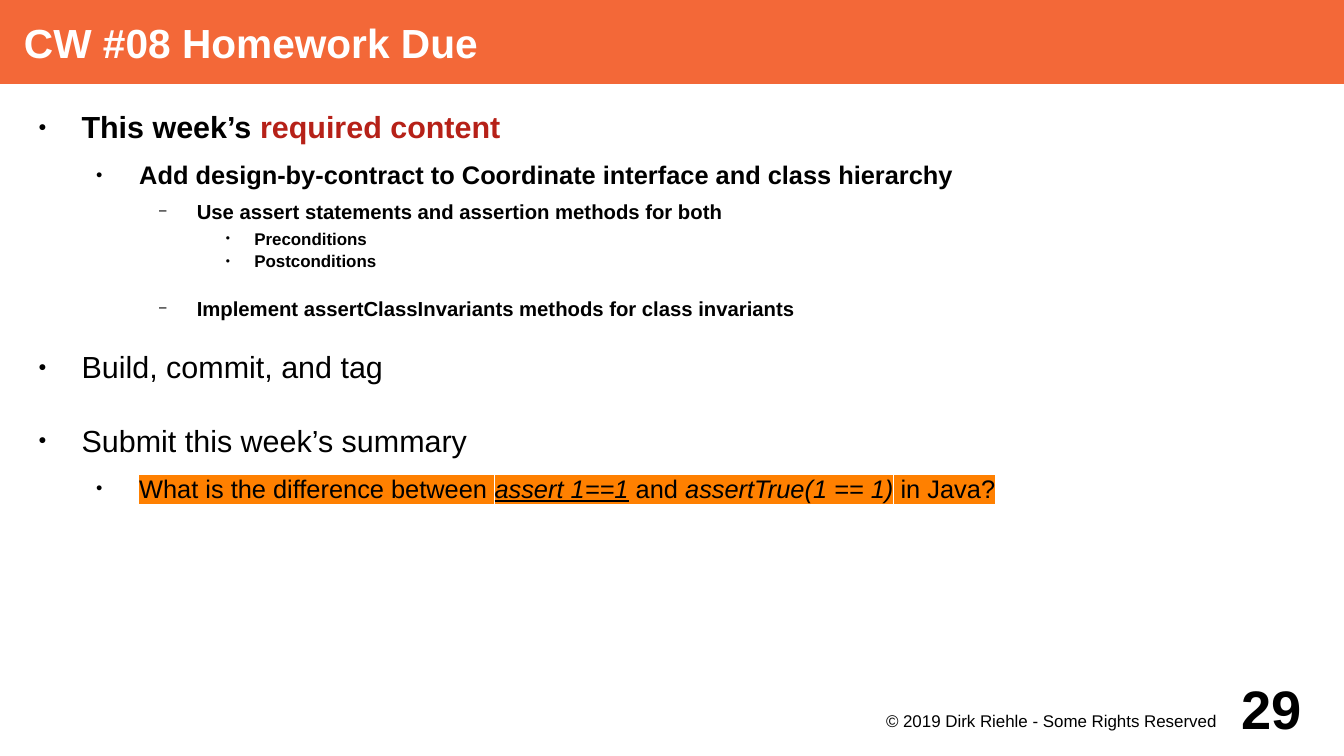
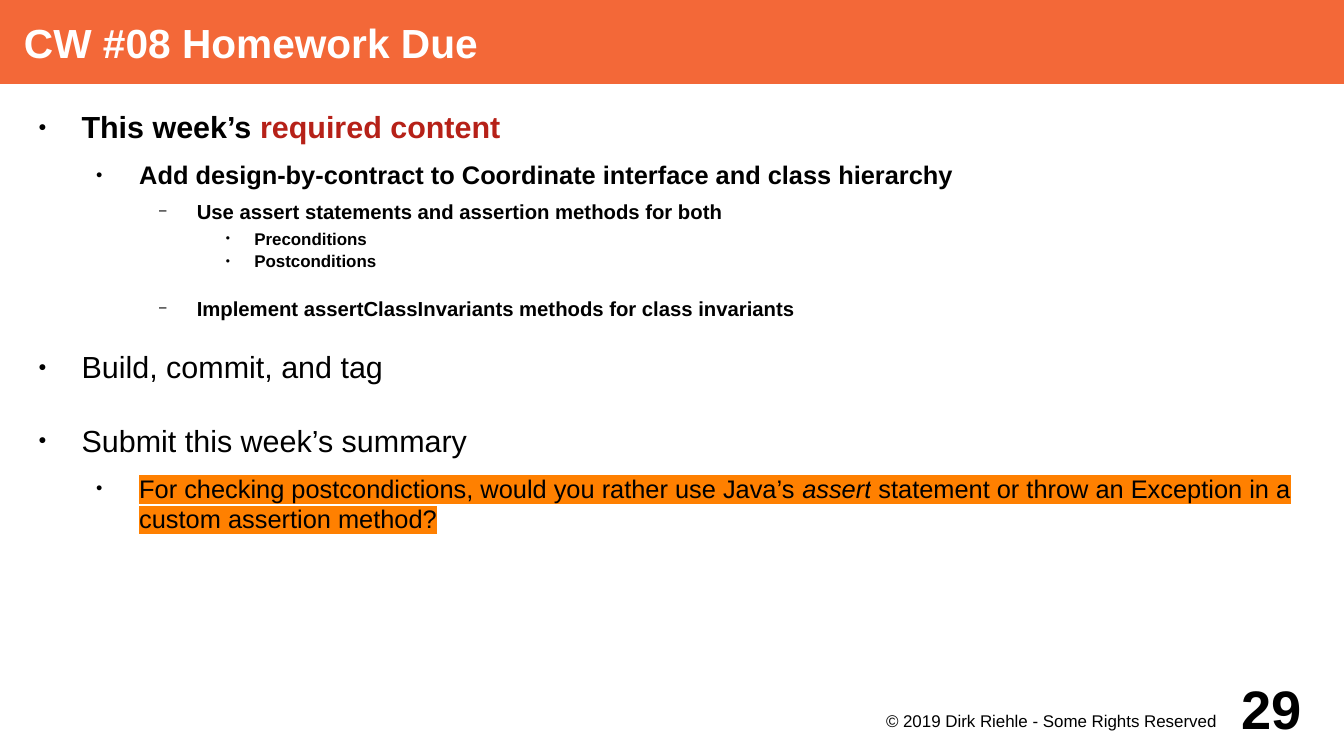
Before and after one commit to dirkriehle/adap-course, a slide deck: slide 29 of Lecture Slides/ADAP A02 - Course Schedule.odp. Drawn at 1344x756 pixels with LibreOffice and Linux fonts; fonts in the diff are those of the drawing. Boxes give left, top, right and bottom in pixels: in the first picture for what was removed or moved away, otherwise in the second. Text is boxed around its words. In the diff, an @@ line names an element or a change of style, - is before the commit and + after.

Commit message:
Rework additional homework questions

```diff
--- a/Lecture Slides/ADAP A02 - Course Schedule.odp
+++ b/Lecture Slides/ADAP A02 - Course Schedule.odp
@@ text at <box>139,479,1290,529</box>: text changed @@
-  ● What is the difference between assert 1==1 and assertTrue(1 == 1) in Java?
+  ● For checking postcondictions, would you rather use Java’s assert statement or throw an Exception in a custom assertion method?
```
Also in this commit, not shown: 4 other slides changed.
